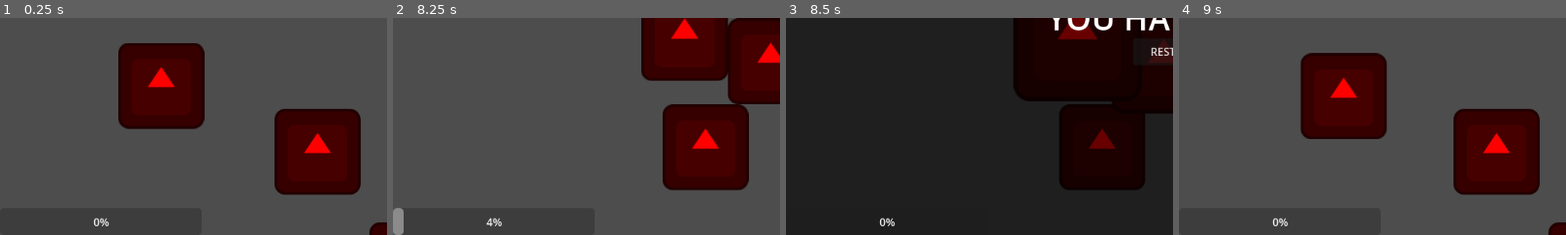
Above: before the commit, frames 1-4 (left to right).
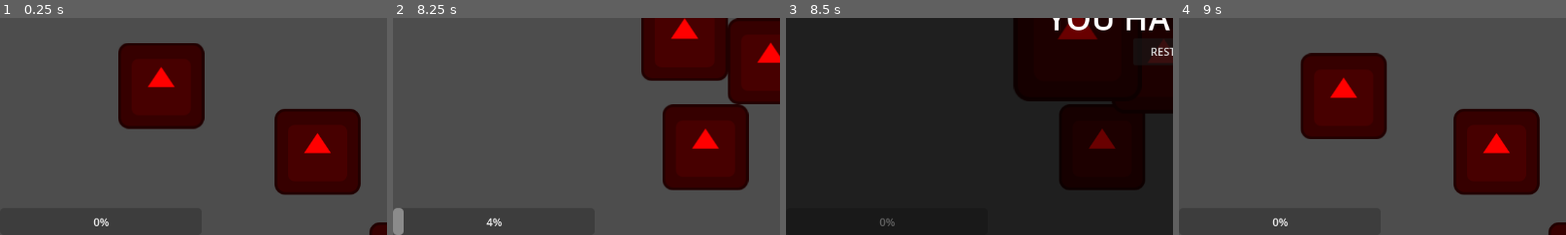
Above: after the commit, the same moments.

Repository: PietPadda/Godot_2D_ARPG
Game: Godot game, scene res://scenes/levels/main.tscn
The game is run twice, just before and just after one commit, with the same random seed, the same clock (stepped at 60 frames per second) and the same inputs. The engine's default icon, where the game draws it, is replaced by a stand-in: a white triangle on a blue panel in a dark square.
Inputs (mouse positions are % of the whole screen's width and height, from its top left):
- Up to frame 1 (0.25 s): no input
- Up to frame 2 (8.25 s): move the mouse to (45, 70) at 0.52 s; hold Space (attack) 0.53-1.28 s; move the mouse to (80, 65) at 1.27 s; click (80, 65) at 1.35 s; move the mouse to (20, 35) at 2.02 s; hold Space (attack) 2.03-2.78 s; move the mouse to (55, 50) at 2.77 s; click (55, 50) at 2.85 s; move the mouse to (35, 25) at 3.52 s; hold Space (attack) 3.53-4.28 s; move the mouse to (72, 45) at 4.27 s; click (72, 45) at 4.35 s; move the mouse to (30, 55) at 5.02 s; hold Space (attack) 5.03-5.78 s; move the mouse to (60, 28) at 5.77 s; click (60, 28) at 5.85 s; move the mouse to (45, 70) at 6.52 s; hold Space (attack) 6.53-7.28 s; move the mouse to (80, 65) at 7.27 s; click (80, 65) at 7.35 s; move the mouse to (20, 35) at 8.02 s; hold Space (attack) from 8.03 s (still down)
- Up to frame 3 (8.5 s): keep holding Space (attack)
- Up to frame 4 (9 s): release Space (attack) at 8.75 s; click "RESTART" at 8.75 s
The pictures show only the part of the screen within x 0-50%, y 50-100%; the shares and areas given below are measured in that part.

Frames 1-2 are identical in both runs. In frame 3, 0.1% of the frame differs, in the area x 24-29%, y 91-96%; in frame 4, nothing differs.

Commit message:
feat(inventory): implement inventory component and loot pickup logic

Diff:
--- /dev/null
+++ b/data/inventory/inventory_data.gd
@@ -0,0 +1,9 @@
+# inventory_data.gd
+class_name InventoryData
+extends Resource
+
+# Description
+## A data container for all inventory properties.
+
+@export var capacity: int = 20
+var items: Array[ItemData] = []
--- /dev/null
+++ b/data/inventory/player_inventory.tres
@@ -0,0 +1,8 @@
+[gd_resource type="Resource" script_class="InventoryData" load_steps=2 format=3 uid="uid://pfmek7nj2qbc"]
+
+[ext_resource type="Script" uid="uid://ccw2kksbss84s" path="res://data/inventory/inventory_data.gd" id="1_d2mav"]
+
+[resource]
+script = ExtResource("1_d2mav")
+capacity = 20
+metadata/_custom_type_script = "uid://ccw2kksbss84s"
--- a/project.godot
+++ b/project.godot
@@ -37,6 +37,7 @@
 
 2d_physics/layer_2="enemies"
 2d_physics/layer_3="player"
+2d_physics/layer_4="loot"
 
 [rendering]
 
--- a/scenes/items/loot_drop.tscn
+++ b/scenes/items/loot_drop.tscn
@@ -6,6 +6,8 @@
 radius = 17.1172
 
 [node name="LootDrop" type="Area2D"]
+collision_layer = 8
+collision_mask = 4
 script = ExtResource("1_8qepv")
 
 [node name="CollisionShape2D" type="CollisionShape2D" parent="."]
@@ -13,3 +15,5 @@
 
 [node name="Sprite2D" type="Sprite2D" parent="."]
 scale = Vector2(0.5, 0.5)
+
+[connection signal="body_entered" from="." to="." method="_on_body_entered"]
--- a/scenes/player/player.tscn
+++ b/scenes/player/player.tscn
@@ -14,6 +14,8 @@
 [ext_resource type="Script" uid="uid://bci6iykvj8w5a" path="res://scripts/components/attack_component.gd" id="10_je7p5"]
 [ext_resource type="Resource" uid="uid://t8iutpr512nx" path="res://data/stats/player_melee_attack.tres" id="11_fm80t"]
 [ext_resource type="Script" uid="uid://cnaea40kdh1f3" path="res://scripts/components/animation_component.gd" id="13_gx1jg"]
+[ext_resource type="Script" uid="uid://b0gmo25sa2eae" path="res://scripts/components/inventory_component.gd" id="15_myrg7"]
+[ext_resource type="Resource" uid="uid://pfmek7nj2qbc" path="res://data/inventory/player_inventory.tres" id="16_kvlxm"]
 
 [sub_resource type="Animation" id="Animation_fcs02"]
 resource_name = "Attack"
@@ -165,3 +167,7 @@
 [node name="AttackComponent" type="Node" parent="."]
 script = ExtResource("10_je7p5")
 attack_data = ExtResource("11_fm80t")
+
+[node name="InventoryComponent" type="Node" parent="."]
+script = ExtResource("15_myrg7")
+inventory_data = ExtResource("16_kvlxm")
--- /dev/null
+++ b/scripts/components/inventory_component.gd
@@ -0,0 +1,16 @@
+# inventory_component.gd
+class_name InventoryComponent
+extends Node
+
+@export var inventory_data: InventoryData
+
+# Tries to add an item to the inventory. Returns true on success.
+func add_item(item_data: ItemData) -> bool:
+	if inventory_data.items.size() < inventory_data.capacity:
+		inventory_data.items.append(item_data)
+		print("Item added: ", item_data.item_name)
+		print("Inventory now contains: ", inventory_data.items)
+		return true
+	else:
+		print("Inventory is full!")
+		return false
--- a/scripts/items/loot_drop.gd
+++ b/scripts/items/loot_drop.gd
@@ -5,6 +5,24 @@
 # scene nodes
 @onready var sprite: Sprite2D = $Sprite2D
 
+# This will store the item data for this specific drop.
+var item_data: ItemData
+
 # This function will be called by whatever spawns the loot.
-func initialize(item_data: ItemData) -> void:
-	sprite.texture = item_data.texture
+func initialize(data: ItemData) -> void:
+	self.item_data = data
+	sprite.texture = data.texture
+
+
+func _on_body_entered(body: Node2D) -> void:
+	# Check if the body that entered is the player.
+	if body.is_in_group("player"):
+		# Get the player's inventory component.
+		var inventory_component: InventoryComponent = body.get_node("InventoryComponent")
+
+		# Try to add our item to their inventory.
+		var picked_up = inventory_component.add_item(item_data)
+
+		# If the item was successfully picked up, destroy the loot drop.
+		if picked_up:
+			queue_free()
Not shown, added: data/inventory/inventory_data.gd.uid
Not shown: 1 places in scenes/player/player.tscn that only renumber resources
Not shown, added: scripts/components/inventory_component.gd.uid
